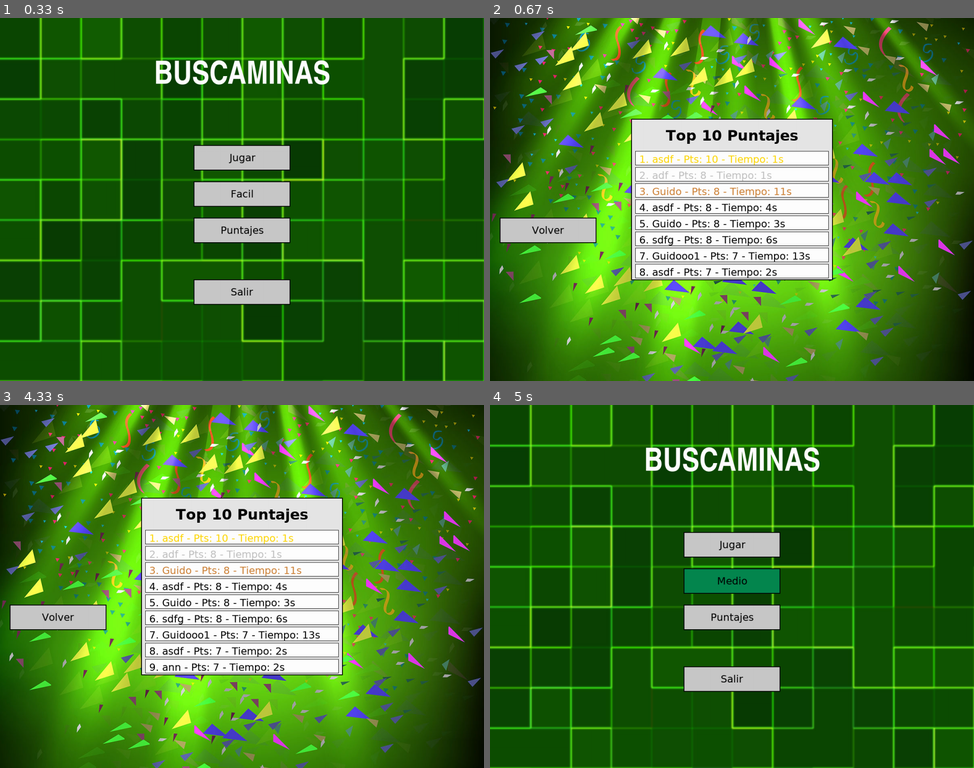
Above: before the commit, frames 1-4 (two rows, left to right).
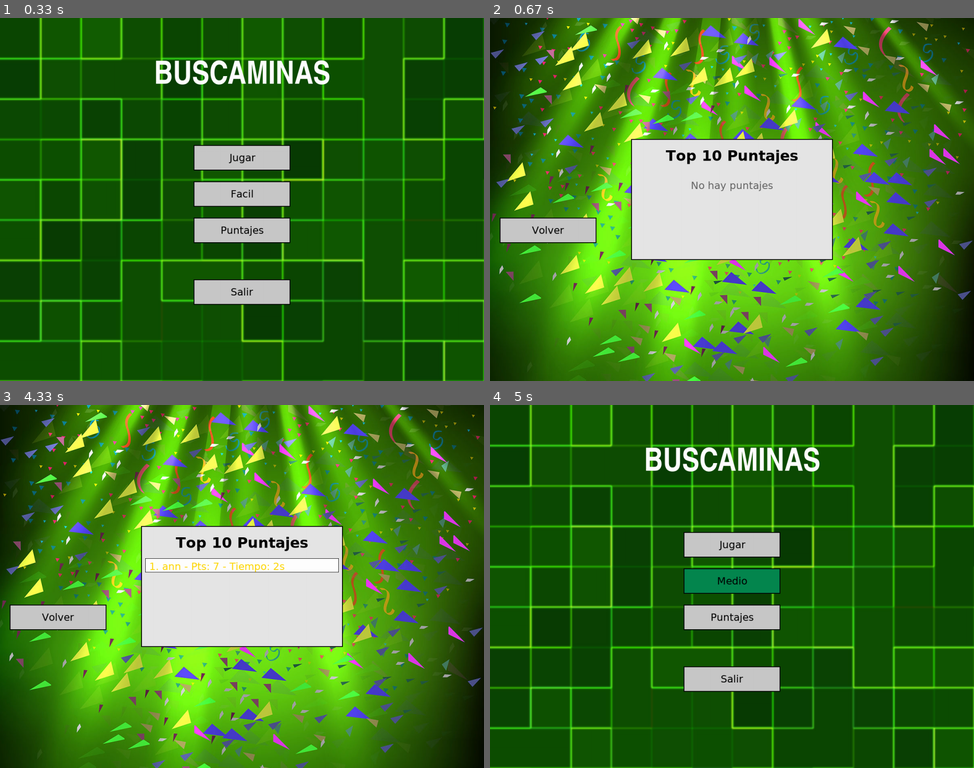
Above: after the commit, the same moments.

Repository: guid0f/PYGAME
Game: pygame game, started from Main.py
Two runs of this game, one before a commit and one after it. Both use one fixed random seed, a clock stepped at 60 frames per second and the inputs below.
Inputs (mouse positions are in pixels of both pictures, inside the frame that each line leads up to):
- Up to frame 1 (0.33 s): no input
- Up to frame 2 (0.67 s): click "Puntajes" at 0.38 s
- Up to frame 3 (4.33 s): click (125, 590) at 0.72 s; click "Jugar" at 1.05 s; click (300, 619) at 1.38 s; click (246, 622) at 1.72 s; click (227, 524) at 2.05 s; type "ann" at 3.67 s; tap Enter at 4 s; click "Puntajes" at 4.28 s
- Up to frame 4 (5 s): click (906, 669) at 4.62 s; click "Facil" at 4.95 s

Frame 1 is identical in both runs. In frame 2, 14% of the frame differs, in the area x 29-71%, y 27-73%; in frame 3, 16%, in the area x 29-71%, y 25-75%; in frame 4, nothing differs.

Commit message:
Ahora siii

Diff:
--- a/Funciones.py
+++ b/Funciones.py
@@ -42,23 +42,23 @@
 
     Devuelve:
         dict: Un diccionario que contiene las siguientes claves:
-            - matriz_minas (list[list[bool]]): Matriz de booleanos que indica la ubicación de las minas.
+            - matriz_minas: Matriz de booleanos que indica la ubicación de las minas.
                 Cada celda contiene:
                     - True si hay una mina.
                     - False si no hay mina.
-            - matriz_numeros (list[list[int]]): Matriz de enteros que indica la cantidad de minas adyacentes a cada celda.
+            - matriz_numeros: Matriz de enteros que indica la cantidad de minas adyacentes a cada celda.
                 Cada celda contiene un número del 0 al 8.
-            - matriz_estado (list[list[bool]]): Matriz de booleanos que indica si una celda fue descubierta o no.
+            - matriz_estado: Matriz de booleanos que indica si una celda fue descubierta o no.
                 Cada celda contiene:
-                    - True si la celda esta descubierta.
-                    - False si esta oculta.
-            - matriz_banderas (list[list[bool]]): Matriz de booleanos que indica si una celda tiene una bandera colocada por el jugador.
+                    - True si la celda está descubierta.
+                    - False si está oculta.
+            - matriz_banderas: Matriz de booleanos que indica si una celda tiene una bandera colocada por el jugador.
                 Cada celda contiene:
                     - True si hay una bandera.
                     - False si no la hay.
-            - minas_totales (int): Numero total de minas generadas en el tablero.
+            - minas_totales (int): Número total de minas generadas en el tablero.
             - tiempo_inicio (int): Valor inicial del temporizador del juego (0 al comenzar).
-            - timer_activo (bool): Indica si el temporizador esta actualmente en funcionamiento.
+            - timer_activo (bool): Indica si el temporizador está actualmente en funcionamiento.
             - filas (int): Cantidad de filas del tablero.
             - columnas (int): Cantidad de columnas del tablero.
     """
@@ -99,16 +99,18 @@
 
 def mostrar_pantalla_menu_principal(indice: int, ventana, imagen_fondo, dificultad_actual: int) -> None:
     """
-    Muestra la pantalla del menu principal del juego Buscaminas, dibuja el fondo, titulo del juego, y los botones principales del menu.
-    Resalta el boton actualmente seleccionado segun el indice proporcionado.
-
-    Recibe:
-        indice (int): El indice del boton actualmente seleccionado (0-3).
-        ventana (pygame.Surface): La ventana/superficie donde se dibuja el menu.
-        imagen_fondo (pygame.Surface): La imagen de fondo del menu principal.
-        dificultad_actual (int): El indice de la dificultad actual del juego.
-
-    Devuelve:
+    Muestra la pantalla del menú principal del juego Buscaminas.
+
+    Dibuja el fondo, el título del juego y los botones principales del menú.
+    Resalta el botón actualmente seleccionado según el índice proporcionado.
+
+    Recibe:
+        indice (int): Índice del botón actualmente seleccionado (0-3).
+        ventana (pygame.Surface): Superficie donde se dibuja el menú.
+        imagen_fondo (pygame.Surface): Imagen de fondo del menú principal.
+        dificultad_actual (int): Índice de la dificultad actual del juego.
+
+    Retorna:
         None
     """
     ventana.blit(imagen_fondo, (0, 0))
@@ -141,7 +143,7 @@
         estado_juego (dict): Diccionario con el estado del juego que contiene:
             - 'timer_activo' (bool): Si el cronometro esta funcionando
             - 'tiempo_transcurrido' (int): Tiempo transcurrido en segundos
-            - 'tiempo_inicio' (int): Timestamp del inicio del juego
+            - 'tiempo_inicio' (int): Momento del inicio del juego
             - 'minas_totales' (int): Numero total de minas en el tablero
             - 'matriz_numeros' (list): Matriz con los numeros del buscaminas
             - 'matriz_estado' (list): Matriz con el estado de cada casilla
@@ -151,7 +153,7 @@
         imagen_bomba (pygame.Surface): Imagen que representa una bomba.
         imagen_bandera (pygame.Surface): Imagen que representa una bandera.
         mostrar_todas_bombas (bool): Si se deben mostrar todas las bombas (fin del juego).
-        indice_hover_actual (int): Indice del botón actualmente resaltado.
+        indice_hover_actual (int): Indice del boton actualmente resaltado.
         ventana_juego (pygame.Surface): La ventana/superficie donde se dibuja el juego.
 
     Devuelve:
@@ -908,6 +910,7 @@
             archivo.write(f"{nombre},{puntaje},{tiempo}\n")
 
 
+
 def leer_puntajes() -> list[tuple[str, int, int]]:
     """
     Lee los puntajes desde el archivo CSV.
@@ -915,20 +918,20 @@
     Devuelve:
         List[Tuple[str, int, int]]: Lista de tuplas con (nombre, puntaje, tiempo).
                                    Retorna lista vacia si el archivo no existe.
-
-    """
-    if not os.path.exists(ARCHIVO_PUNTAJES):
-        return []
-    with open(ARCHIVO_PUNTAJES, 'r') as archivo:
-        lineas = archivo.readlines()
-        puntajes = []
-        for linea in lineas[1:]:
-            partes = linea.strip().split(',')
-            if len(partes) == 3 and partes[1].isdigit() and partes[2].isdigit():
-                nombre, puntaje, tiempo = partes
-                puntajes.append((nombre, int(puntaje), int(tiempo)))
-
-        return puntajes
+    """
+    puntajes = []
+
+    if os.path.exists(ARCHIVO_PUNTAJES):
+        with open(ARCHIVO_PUNTAJES, 'r') as archivo:
+            lineas = archivo.readlines()
+            for linea in lineas[1:]:
+                partes = linea.strip().split(',')
+                if len(partes) == 3 and partes[1].isdigit() and partes[2].isdigit():
+                    nombre, puntaje, tiempo = partes
+                    puntajes.append((nombre, int(puntaje), int(tiempo)))
+
+    return puntajes
+
 
 
 def mostrar_lista_puntajes(ventana: pygame.Surface, fuente: pygame.font.Font) -> None:
@@ -1052,7 +1055,7 @@
     Reproduce un sonido especifico si existe en el diccionario.
 
     Recibe:
-        sonidos (Dict[str, pygame.mixer.Sound]): Diccionario con los sonidos cargados.
+        sonidos (dict[str, pygame.mixer.Sound]): Diccionario con los sonidos cargados.
         tipo (str): Tipo de sonido a reproducir ("click", "victoria", "derrota").
 
     Devuelve:
@@ -1073,11 +1076,6 @@
 
     Devuelve:
         None
-
-    Note:
-        - Detiene la musica actual
-        - Carga y reproduce la nueva musica en bucle infinito
-
     """
     pygame.mixer.music.stop()
     pygame.mixer.music.load(archivo_mp3)
--- a/puntajes.csv
+++ /dev/null
@@ -1,9 +0,0 @@
-Nombre,Puntaje,Tiempo
-asdf,10,1
-adf,8,1
-Guido,8,11
-asdf,8,4
-Guido,8,3
-sdfg,8,6
-Guidooo1,7,13
-asdf,7,2
